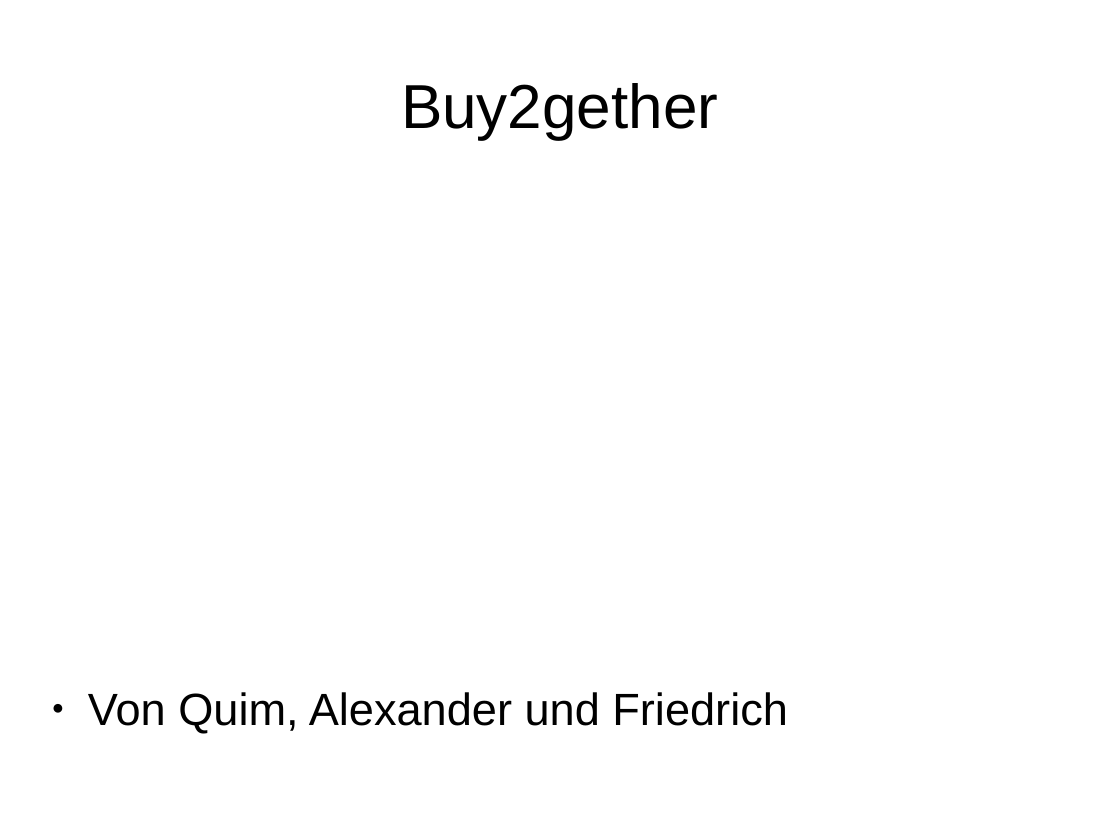
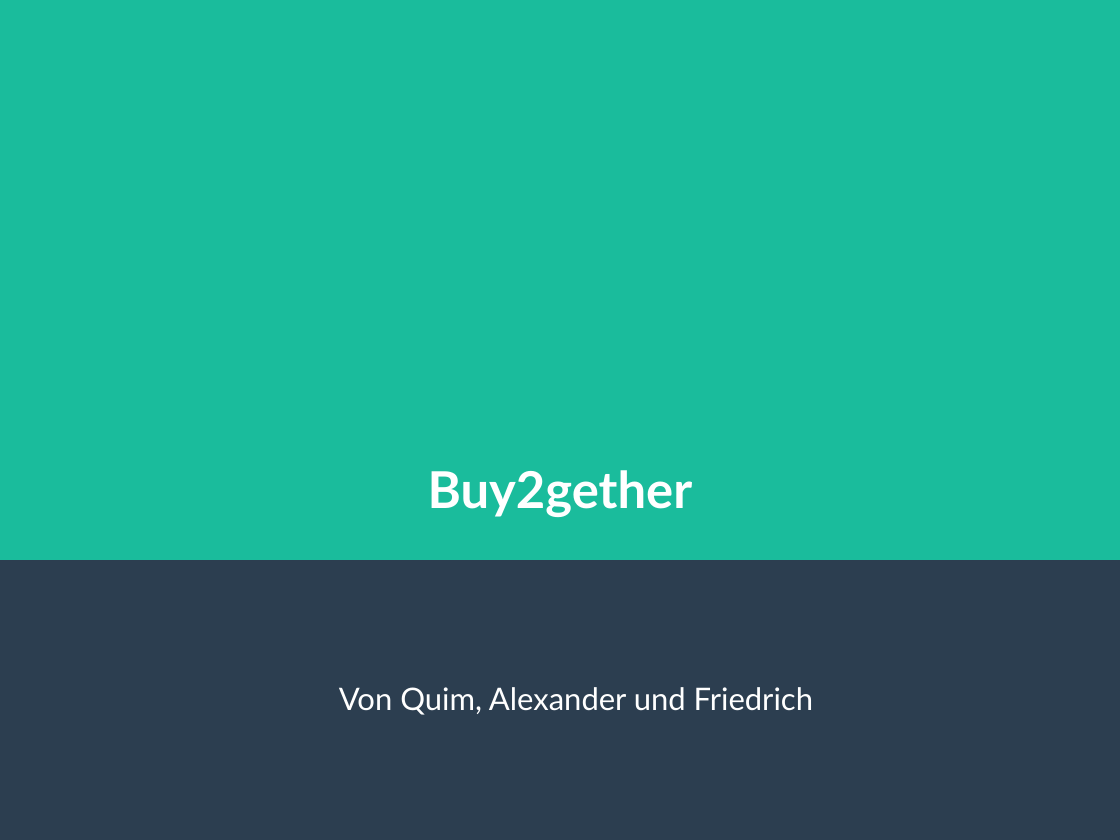
Before and after one commit to freiqu/Buy2gether, a slide deck: slide 1 of Praesentation.odp. Drawn at 1120x840 pixels with LibreOffice and Linux fonts; fonts in the diff are those of the drawing. Boxes give left, top, right and bottom in pixels: in the first picture for what was removed or moved away, otherwise in the second. Text is boxed around its words. In the diff, an @@ line names an element or a change of style, - is before the commit and + after.

Commit message:
user

```diff
--- a/Praesentation.odp
+++ b/Praesentation.odp
@@ background #FFFFFF to #2C3E50 @@
@@ rectangle added at <box>0,0,1120,560</box>, fill #1ABC9C @@
@@ title "Buy2gether": place and size @@
-title "Buy2gether" at <box>401,83,718,139</box>
+title "Buy2gether" at <box>428,470,693,517</box>
@@ title "Buy2gether" at <box>428,470,693,517</box>: size 44 to 36 pt, font Arial to Lato, text colour #000000 to #FFFFFF, bold on; line spacing 1 to 1.5 @@
@@ subtitle "Von Quim, Alexander und Friedrich": place and size @@
-subtitle "Von Quim, Alexander und Friedrich" at <box>88,692,788,733</box>
+subtitle "Von Quim, Alexander und Friedrich" at <box>339,687,813,715</box>
@@ subtitle "Von Quim, Alexander und Friedrich" at <box>339,687,813,715</box>: size 32 to 22 pt, font Arial to Lato, text colour #000000 to #FFFFFF; alignment left to centre; bullet ● to none; less space between paragraphs; vertical alignment top to middle @@
```
